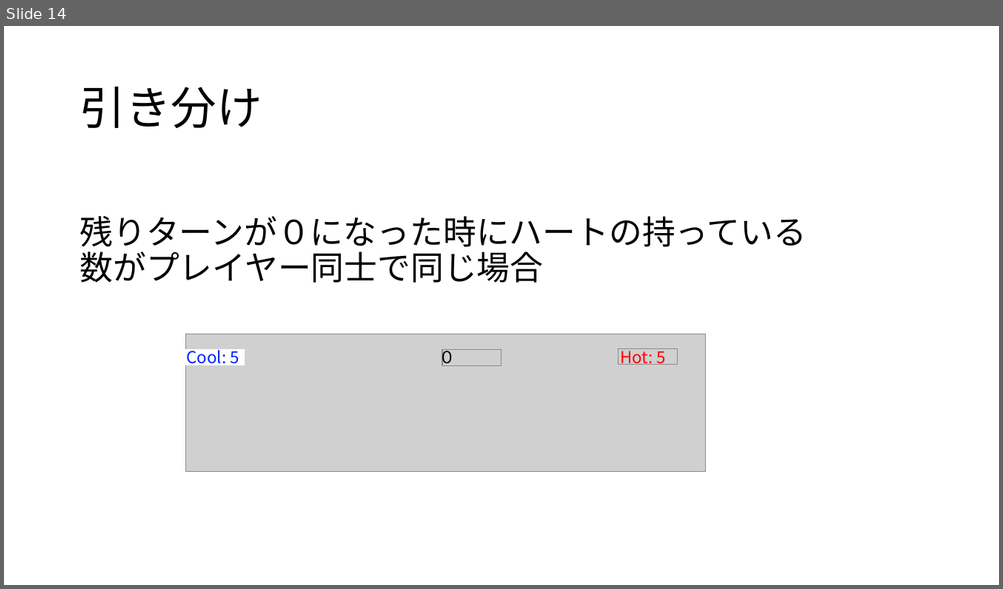
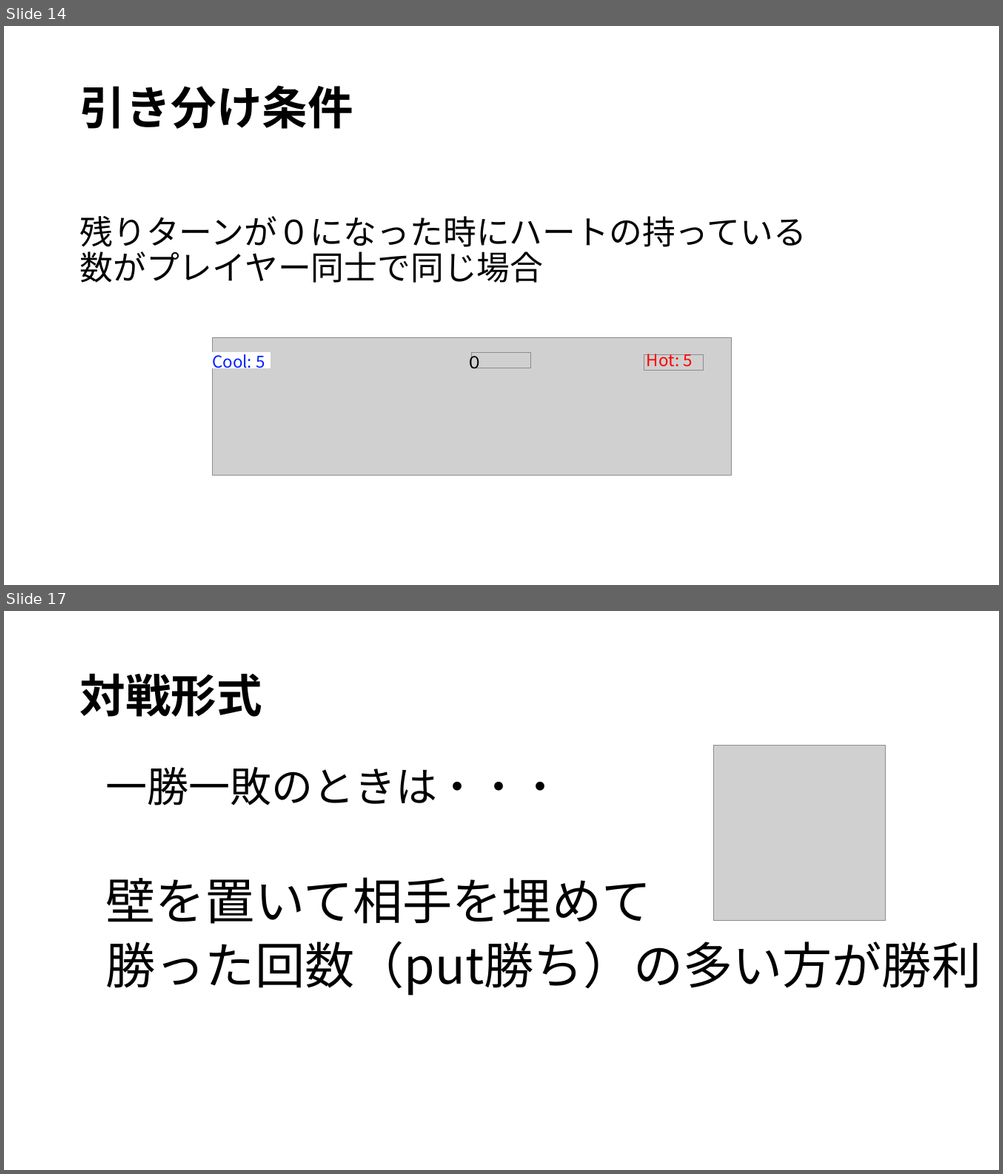
Before and after one commit to noko1024/ChaserDoc, a slide deck: New_U-16.pptx. Shown one above the other, each under a label of ours: slide 14 before the commit, slides 14 and 17 after it; the slides between them are not shown. The pictures are 1003x589 and 1003x1174 pixels, drawn with LibreOffice and Linux fonts; fonts in the diff are those of the drawing; grey boxes stand for pictures. Boxes give left, top, right and bottom in pixels: in the first picture for what was removed or moved away, otherwise in the second. Text is boxed around its words. In the diff, an @@ line names an element or a change of style, - is before the commit and + after.

Commit message:
内容を追加しました
対戦形式についての項目を追加
一部語句を修正

```diff
--- a/New_U-16.pptx
+++ b/New_U-16.pptx
@@ slide 17 added at bbox=[4, 611, 999, 1170], background #FFFFFF @@
@@ title added at bbox=[80, 673, 262, 717], 44 pt, text #000000, bold @@
+対戦形式
@@ picture added at bbox=[714, 745, 885, 920] @@
@@ text added at bbox=[105, 767, 981, 996], 48 pt, text #000000 @@
+一勝一敗のときは・・・
+壁を置いて相手を埋めて
+勝った回数（put勝ち）の多い方が勝利
@@ slide 14 changed as well @@
@@ title at bbox=[79, 85, 353, 129]: text changed; bold on @@
-引き分け
+引き分け条件
@@ 3 texts, 1 picture, 1 rectangle: place and size @@
-3 texts, 1 picture, 1 rectangle at bbox=[186, 334, 706, 472]
+3 texts, 1 picture, 1 rectangle at bbox=[212, 338, 731, 476]
@@ picture: place and size @@
-picture at bbox=[442, 350, 501, 366]
+picture at bbox=[471, 353, 530, 369]
@@ picture: place and size @@
-picture at bbox=[618, 349, 677, 365]
+picture at bbox=[643, 355, 703, 371]
```
Also in this commit, not shown: 12 other slides changed, 5 other slides added.
